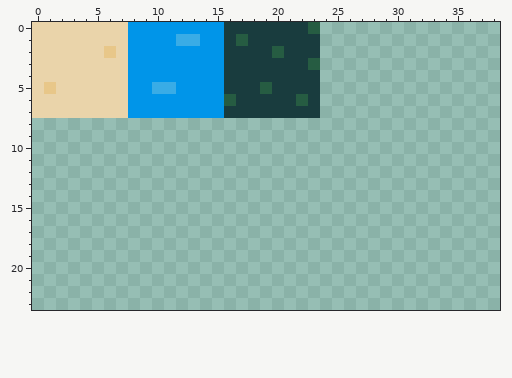
A pixel-art file gets an edit: res/tiles.ase. Above: the version before the commit.
128x128 pixels, 1 frame. Shown: x 0..38, y 0..23.
The same view after the edit:
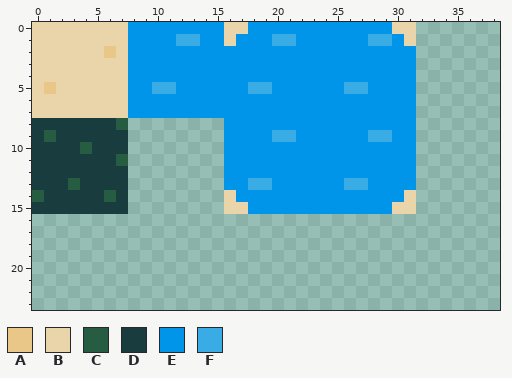
Palette (. is transparent): A #e8c789  B #ead4aa  C #265c42  D #193c3e  E #0095e9  F #39ace6
Change:
@@ x 0..38 @@
- 0 BBBBBBBBEEEEEEEEDDDDDDDC...............
- 1 BBBBBBBBEEEEFFEEDCDDDDDD...............
- 2 BBBBBBABEEEEEEEEDDDDCDDD...............
- 3 BBBBBBBBEEEEEEEEDDDDDDDC...............
- 4 BBBBBBBBEEEEEEEEDDDDDDDD...............
- 5 BABBBBBBEEFFEEEEDDDCDDDD...............
- 6 BBBBBBBBEEEEEEEECDDDDDCD...............
- 7 BBBBBBBBEEEEEEEEDDDDDDDD...............
- 8 .......................................
- 9 .......................................
-10 .......................................
-11 .......................................
-12 .......................................
-13 .......................................
-14 .......................................
-15 .......................................
+ 0 BBBBBBBBEEEEEEEEBBEEEEEEEEEEEEBB.......
+ 1 BBBBBBBBEEEEFFEEBEEEFFEEEEEEFFEB.......
+ 2 BBBBBBABEEEEEEEEEEEEEEEEEEEEEEEE.......
+ 3 BBBBBBBBEEEEEEEEEEEEEEEEEEEEEEEE.......
+ 4 BBBBBBBBEEEEEEEEEEEEEEEEEEEEEEEE.......
+ 5 BABBBBBBEEFFEEEEEEFFEEEEEEFFEEEE.......
+ 6 BBBBBBBBEEEEEEEEEEEEEEEEEEEEEEEE.......
+ 7 BBBBBBBBEEEEEEEEEEEEEEEEEEEEEEEE.......
+ 8 DDDDDDDC........EEEEEEEEEEEEEEEE.......
+ 9 DCDDDDDD........EEEEFFEEEEEEFFEE.......
+10 DDDDCDDD........EEEEEEEEEEEEEEEE.......
+11 DDDDDDDC........EEEEEEEEEEEEEEEE.......
+12 DDDDDDDD........EEEEEEEEEEEEEEEE.......
+13 DDDCDDDD........EEFFEEEEEEFFEEEE.......
+14 CDDDDDCD........BEEEEEEEEEEEEEEB.......
+15 DDDDDDDD........BBEEEEEEEEEEEEBB.......
 16 .......................................
Pixel boxes of the changes (left, top, right, bottom) in both pictures:
changed: (224, 22, 416, 214)
added: (32, 118, 128, 214)
